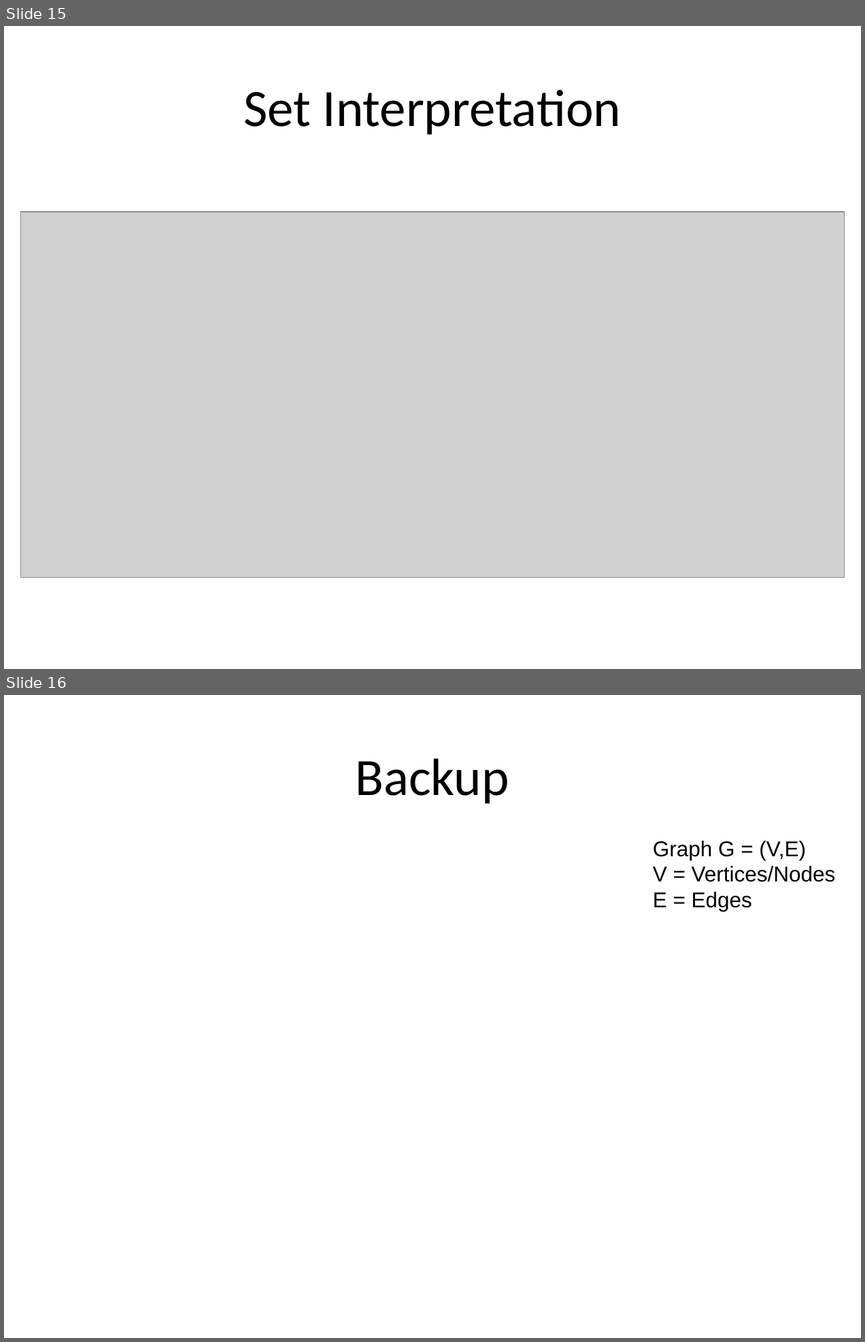
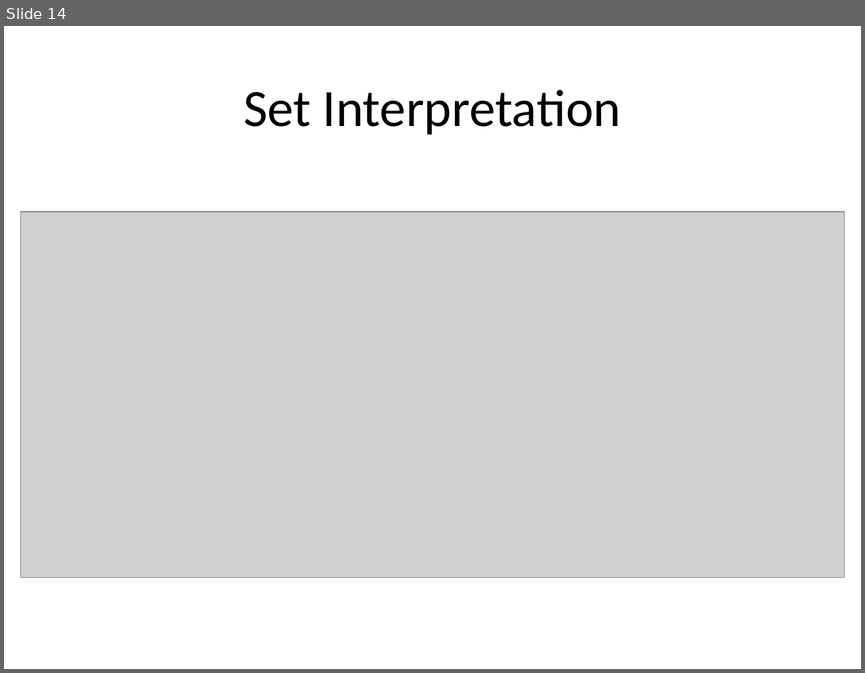
Before and after one commit to dhutchis/RamSearch, a slide deck: RamSearch.pptx. Shown one above the other, each under a label of ours: slides 15 and 16 before the commit, slide 14 after it. The pictures are 865x1342 and 865x673 pixels, drawn with LibreOffice and Linux fonts; fonts in the diff are those of the drawing; grey boxes stand for pictures. Boxes give left, top, right and bottom in pixels: in the first picture for what was removed or moved away, otherwise in the second. Text is boxed around its words. In the diff, an @@ line names an element or a change of style, - is before the commit and + after.

```diff
--- a/RamSearch.pptx
+++ b/RamSearch.pptx
@@ slide 16 removed at [4, 695, 861, 1338], background #FFFFFF @@
@@ title removed at [356, 758, 509, 804] @@
-Backup
@@ text removed at [653, 841, 836, 911] @@
-Graph G = (V,E)
-V = Vertices/Nodes
-E = Edges
@@ what was slide 15 is now slide 14 @@
```
Also in this commit, not shown: 1 other slide removed, 3 other files.
